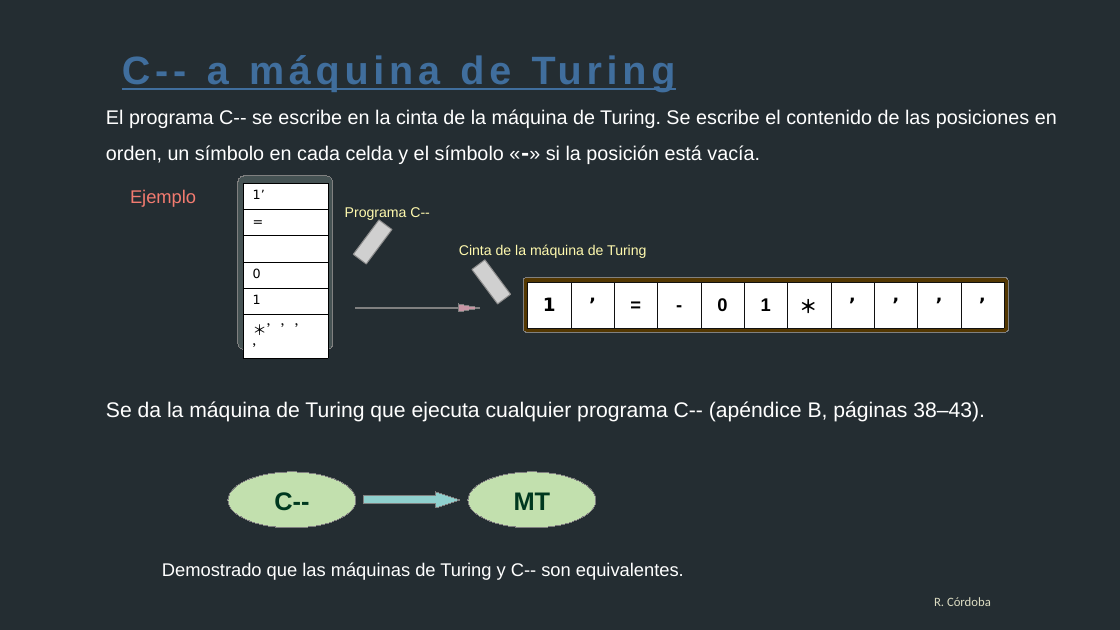
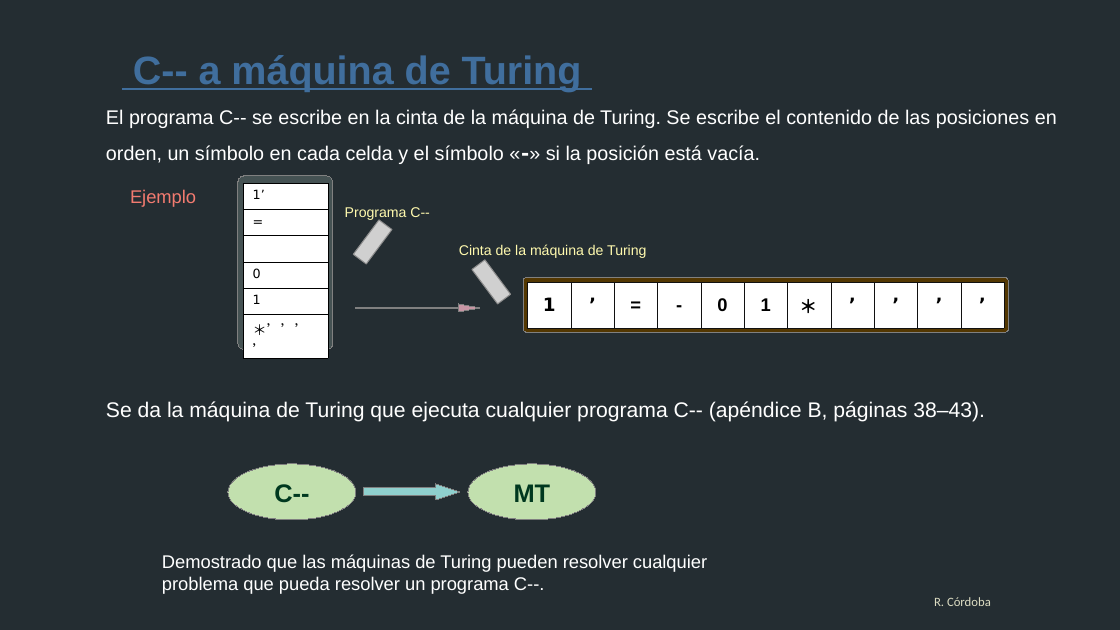
Before and after one commit to rjcordoba/yamm, a slide deck: slide 7 of presentación.odp. Drawn at 1120x630 pixels with LibreOffice and Linux fonts; fonts in the diff are those of the drawing; grey boxes stand for pictures; background and template pictures are left out. Boxes give left, top, right and bottom in pixels: in the first picture for what was removed or moved away, otherwise in the second. Text is boxed around its words. In the diff, an @@ line names an element or a change of style, - is before the commit and + after.

Commit message:
presentación MT

```diff
--- a/presentación.odp
+++ b/presentación.odp
@@ text "C-- a máquina de Turing" at (133,55,582,92): letter spacing 3.4 to 0 pt @@
@@ 2 ellipses, 1 right arrow: place and size @@
-2 ellipses, 1 right arrow at (228,473,597,528)
+2 ellipses, 1 right arrow at (228,464,597,520)
@@ text at (162,554,707,594): text changed @@
-Demostrado que las máquinas de Turing y C-- son equivalentes.
+Demostrado que las máquinas de Turing pueden resolver cualquier problema que pueda resolver un programa C--.
```
Also in this commit, not shown: 1 other slide changed, 4 slides added.
